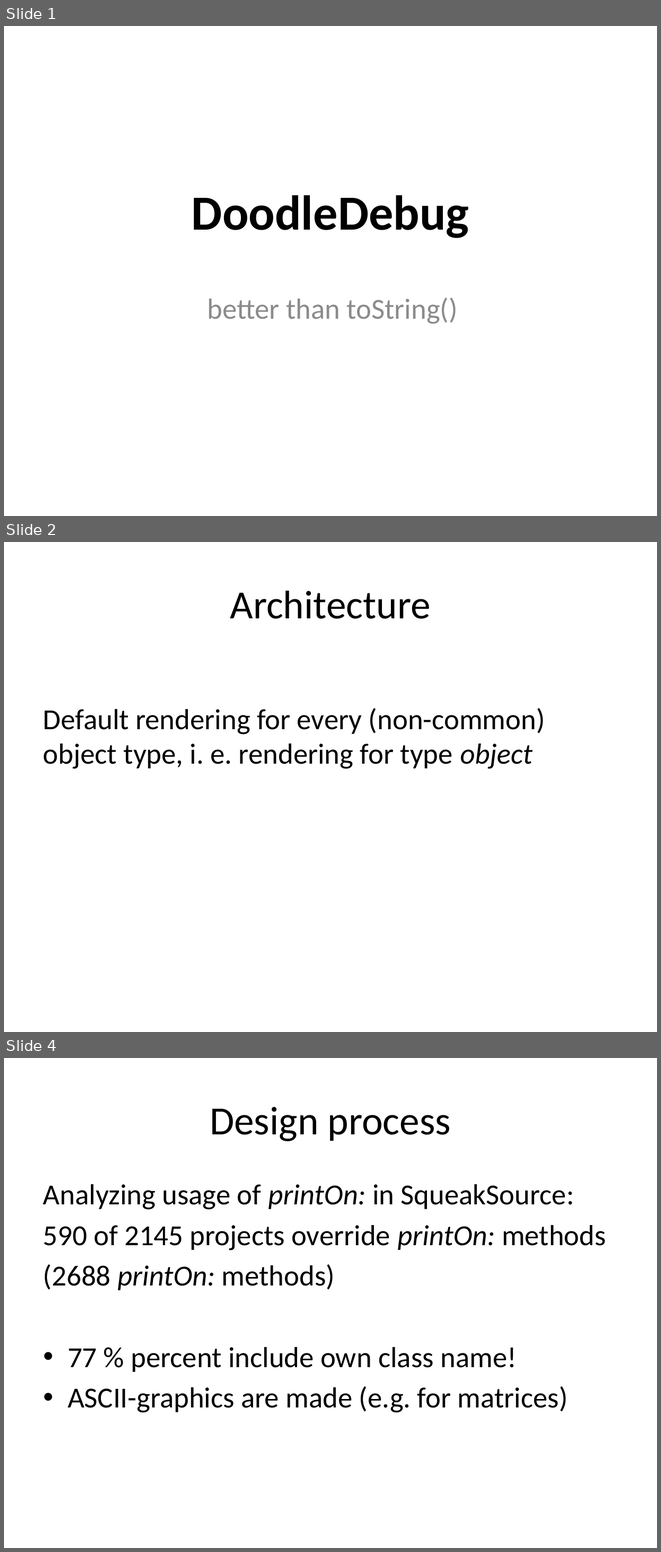
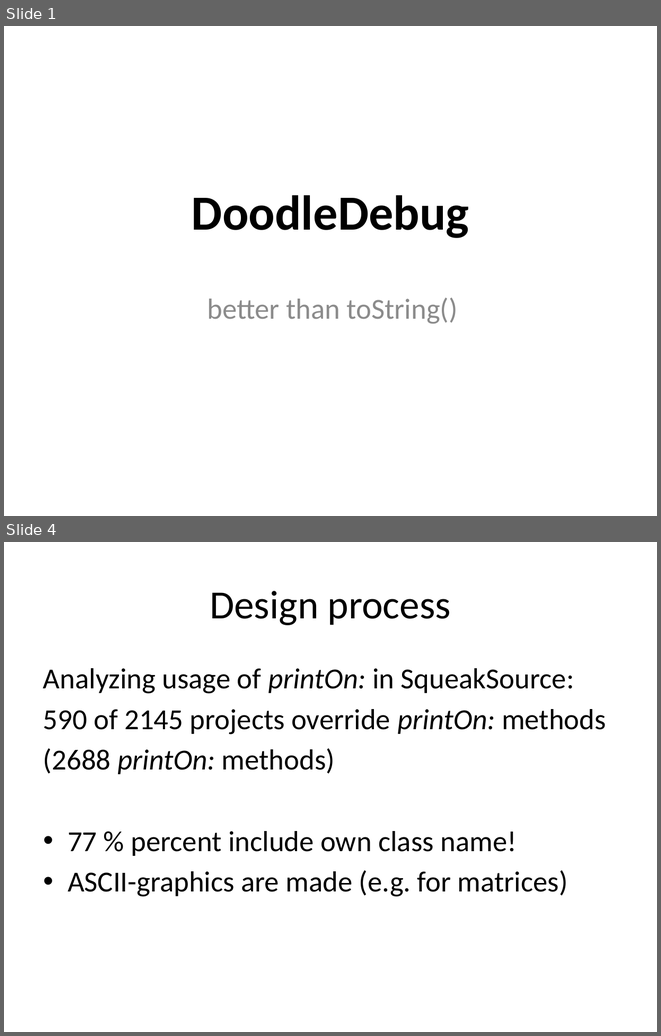
Before and after one commit to CedricReichenbach/DoodleDebug, a slide deck: presentations/Demo DoodleDebug Jan-2011.pptx. Shown one above the other, each under a label of ours: slides 1, 2 and 4 before the commit, slides 1 and 4 after it; the slides between them are not shown. The pictures are 661x1552 and 661x1036 pixels, drawn with LibreOffice and Linux fonts; fonts in the diff are those of the drawing. Boxes give left, top, right and bottom in pixels: in the first picture for what was removed or moved away, otherwise in the second. Text is boxed around its words. In the diff, an @@ line names an element or a change of style, - is before the commit and + after.

```diff
--- a/presentations/Demo DoodleDebug Jan-2011.pptx
+++ b/presentations/Demo DoodleDebug Jan-2011.pptx
@@ slide 2 removed at (4,542,657,1032), background #FFFFFF @@
@@ title removed at (230,590,431,619) @@
-Architecture
@@ text removed at (43,708,545,769) @@
-Default rendering for every (non-common) object type, i. e. rendering for type object
```
Also in this commit, not shown: 1 slide changed, 7 slides added, 1 other slide removed, 4 other files.
